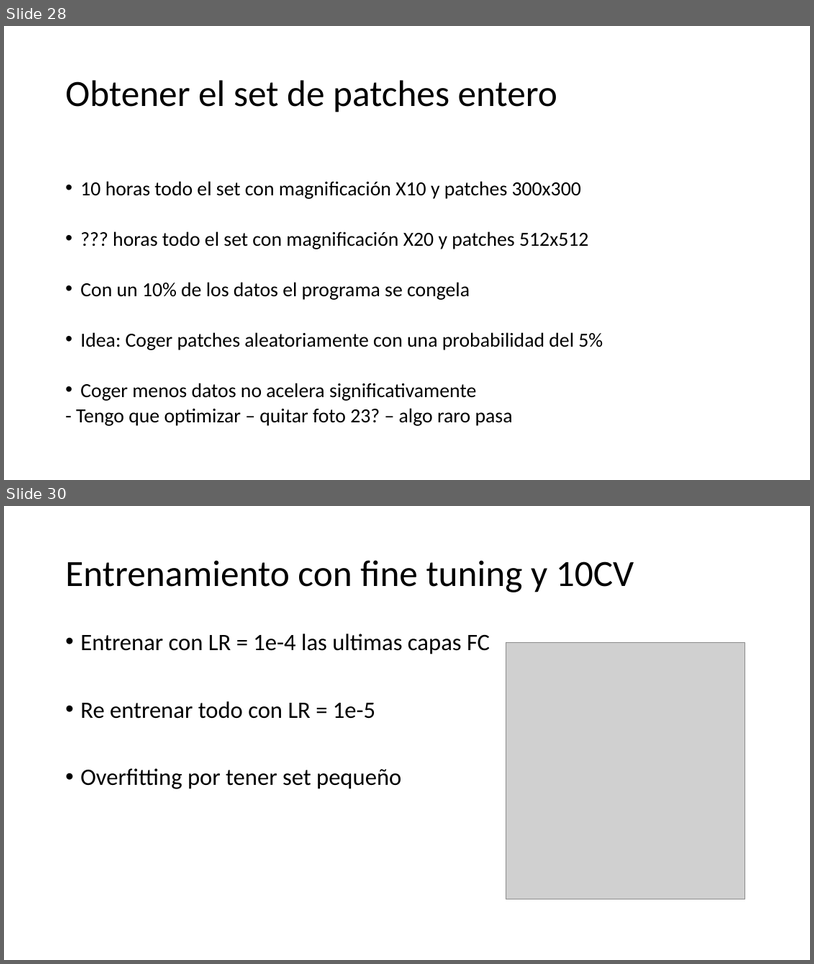
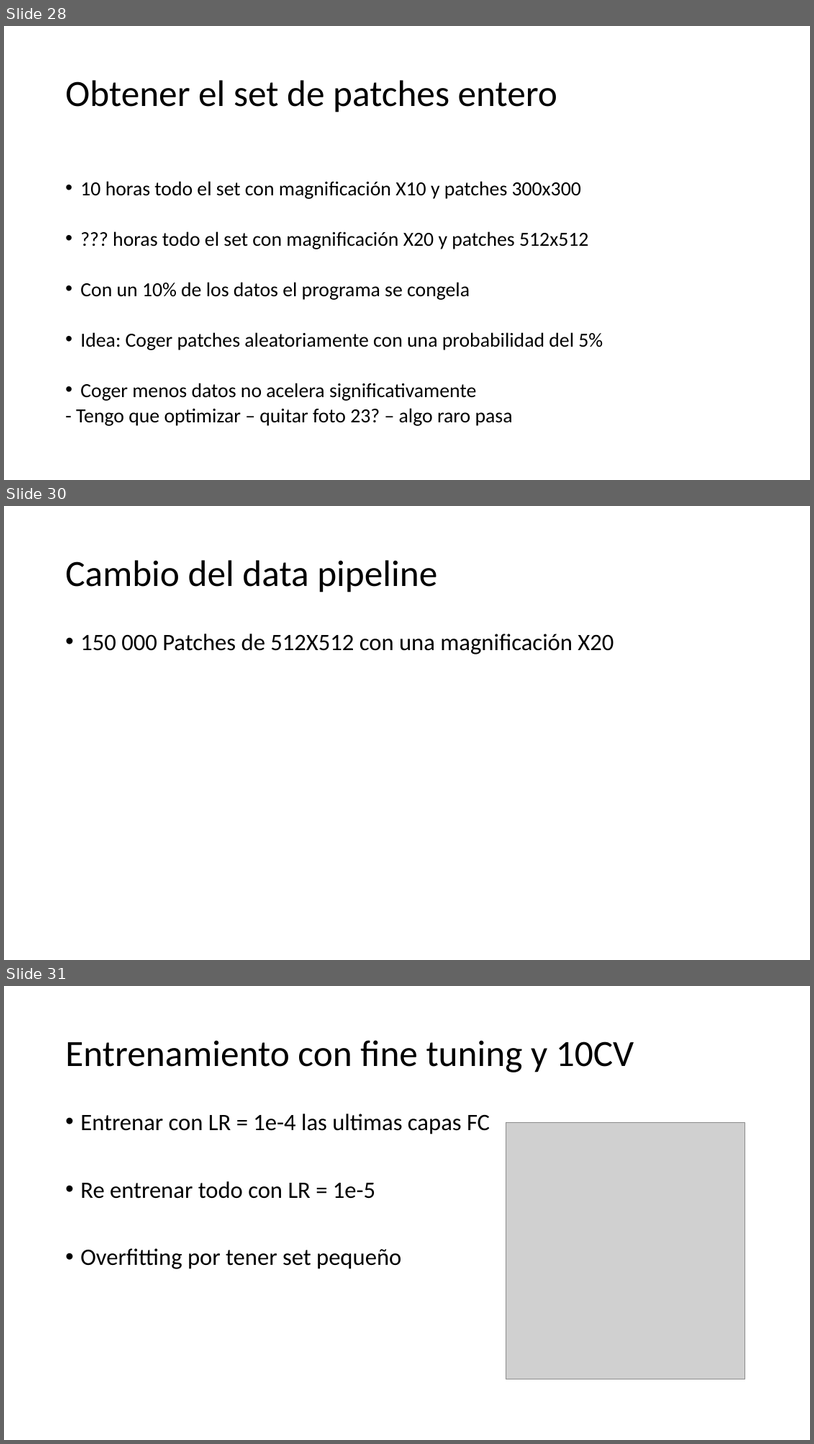
Before and after one commit to alejandroborj/heterogeneous-data, a slide deck: pregunta.pptx. Shown one above the other, each under a label of ours: slides 28 and 30 before the commit, slides 28, 30 and 31 after it; the slides between them are not shown. The pictures are 814x964 and 814x1444 pixels, drawn with LibreOffice and Linux fonts; fonts in the diff are those of the drawing; grey boxes stand for pictures. Boxes give left, top, right and bottom in pixels: in the first picture for what was removed or moved away, otherwise in the second. Text is boxed around its words. In the diff, an @@ line names an element or a change of style, - is before the commit and + after.

Commit message:
Manage to setup training for all data

```diff
--- a/pregunta.pptx
+++ b/pregunta.pptx
@@ slide 30 added at <box>4,506,810,960</box>, background #FFFFFF @@
@@ title added at <box>65,560,437,592</box>, 44 pt, text #000000 @@
+Cambio del data pipeline
@@ text added at <box>80,633,614,654</box>, 28 pt, text #000000 @@
+• 150 000 Patches de 512X512 con una magnificación X20
@@ what was slide 30 is now slide 31 @@
```
Also in this commit, not shown: 1 slide changed, 8 other files.
